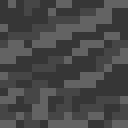
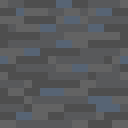
Two versions of the same layered image (128px x 128px). Layer-by-layer changes:
added layer "Layer 0 copy" above "Layer 0" over [0, 0, 128, 128]
hid "Layer 0" over [0, 0, 128, 128]
